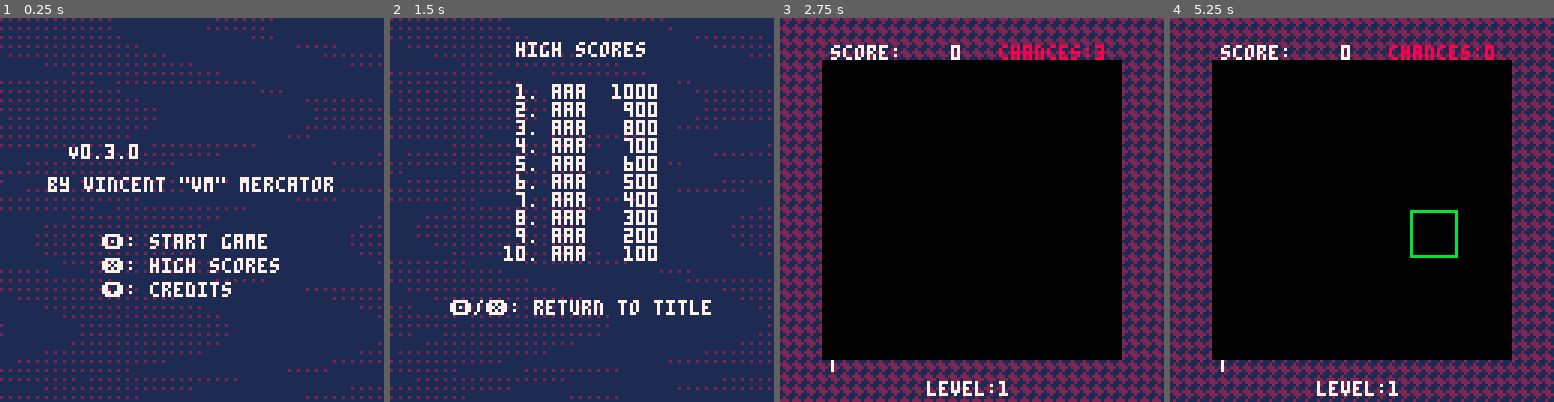
Above: before the commit, frames 1-4 (left to right).
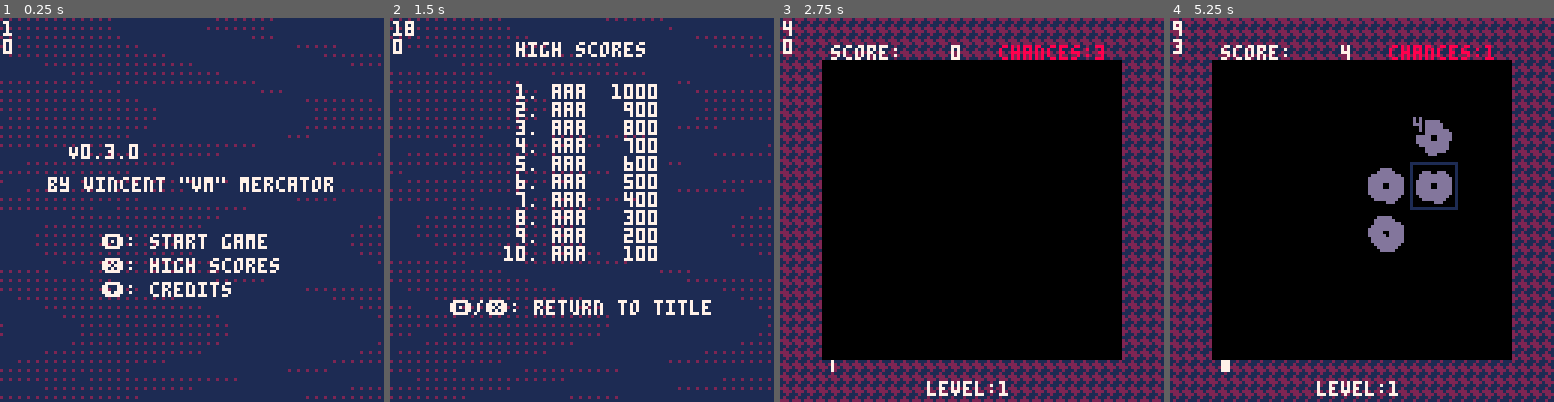
Above: after the commit, the same moments.

Repository: vm70/stratagem
Game: PICO-8 cartridge src/main.p8
Same seed, same stepped clock (60 frames per second), same inputs: the game is played once before the commit and once after it.
Inputs:
- Up to frame 1 (0.25 s): no input
- Up to frame 2 (1.5 s): tap X (X key) at 0.33, 1.07 s; tap O (Z key) at 0.7 s
- Up to frame 3 (2.75 s): hold Right 1.6-2.1 s; tap O (Z key) at 1.7, 2.1, 2.5 s; tap X (X key) at 1.85 s; hold Up 2.15-2.42 s; hold Right from 2.47 s (still down)
- Up to frame 4 (5.25 s): tap O (Z key) every 0.4 s from 2.9 to 4.9 s; tap X (X key) at 2.97, 4.08, 5.2 s; release Right at 3.03 s; hold Left 3.08-3.58 s; hold Down 3.63-3.97 s; hold Right 4.02-4.68 s; hold Up 4.73-5.03 s; hold Left from 5.08 s (still down)

The runs differ from the first frame. In frame 1, 0.1% of the frame differs, in the area x 0-4%, y 0-10%; in frame 2, 0.2%; in frame 3, 0.1%; in frame 4, 3.6%, in the area x 0-85%, y 0-93%.

Commit message:
Combine falling & resting gem-drawing functions into one

Diff:
--- a/src/main.lua
+++ b/src/main.lua
@@ -221,44 +221,48 @@
 	elseif CartState == STATES.init_level_transition then
 		DrawGameBG()
 		DrawHUD(Player)
-		DrawGems(Grid, FallingGrid)
+		DrawGems(Grid, FallingGrid, FrameCounter)
 		DrawWipe(FrameCounter, true)
 	elseif CartState == STATES.game_idle then
 		DrawGameBG()
 		DrawHUD(Player)
-		DrawGems(Grid, FallingGrid)
+		DrawGems(Grid, FallingGrid, FrameCounter)
 		DrawCursor(Player, 7)
 	elseif CartState == STATES.swap_select then
 		DrawGameBG()
 		DrawHUD(Player)
-		DrawGems(Grid, FallingGrid)
+		DrawGems(Grid, FallingGrid, FrameCounter)
 		DrawCursor(Player, 11)
 	elseif CartState == STATES.player_matching then
 		DrawGameBG()
 		DrawHUD(Player)
-		DrawGems(Grid, FallingGrid)
+		DrawGems(Grid, FallingGrid, FrameCounter)
 		DrawCursor(Player, 1)
 	elseif CartState == STATES.show_match_points then
 		DrawGameBG()
 		DrawHUD(Player)
-		DrawGems(Grid, FallingGrid)
+		DrawGems(Grid, FallingGrid, FrameCounter)
 		DrawCursor(Player, 1)
 		DrawMatchAnimations(Player, FrameCounter)
 	elseif CartState == STATES.fill_grid then
 		DrawGameBG()
 		DrawHUD(Player)
-		DrawGems(Grid, FallingGrid)
+		DrawGems(Grid, FallingGrid, FrameCounter)
 		DrawCursor(Player, 1)
 	elseif CartState == STATES.fill_grid_transition then
 		DrawGameBG()
 		DrawHUD(Player)
-		DrawGems(Grid, FallingGrid)
+		DrawGems(Grid, FallingGrid, FrameCounter)
 		DrawCursor(Player, 1)
-		DrawFallingGems(Grid, FallingGrid, FrameCounter)
+	elseif CartState == STATES.combo_check then
+		DrawGameBG()
+		DrawHUD(Player)
+		DrawGems(Grid, FallingGrid, FrameCounter)
+		DrawCursor(Player, 1)
 	elseif CartState == STATES.level_up_transition then
 		DrawGameBG()
 		DrawHUD(Player)
-		DrawGems(Grid, FallingGrid)
+		DrawGems(Grid, FallingGrid, FrameCounter)
 		DrawWipe(FrameCounter, false)
 	elseif CartState == STATES.level_up then
 		DrawGameBG()
@@ -268,7 +272,7 @@
 	elseif CartState == STATES.game_over_transition then
 		DrawGameBG()
 		DrawHUD(Player)
-		DrawGems(Grid, FallingGrid)
+		DrawGems(Grid, FallingGrid, FrameCounter)
 		DrawWipe(FrameCounter, false)
 	elseif CartState == STATES.game_over then
 		DrawGameBG()
@@ -285,8 +289,8 @@
 		DrawTitleBG()
 		DrawLeaderboard(Leaderboard)
 	end
-	-- print(tostr(CartState), 1, 1, 7)
-	-- print(tostr(FrameCounter), 1, 7, 7)
+	print(tostr(CartState), 1, 1, 7)
+	print(tostr(FrameCounter), 1, 7, 7)
 end
 
 function _update()
@@ -323,8 +327,9 @@
 		if FrameCounter == WIPE_FRAMES then
 			CartState = STATES.game_idle
 			PlayLevelMusic(Player.level)
-		end
-		FrameCounter = FrameCounter + 1
+		else
+			FrameCounter = FrameCounter + 1
+		end
 	elseif CartState == STATES.game_idle then
 		-- state actions
 		MoveGridCursor(Player)
@@ -369,10 +374,12 @@
 		if FrameCounter == MATCH_FRAMES then
 			FrameCounter = 0
 			CartState = STATES.player_matching
-		end
-		FrameCounter = FrameCounter + 1
+		else
+			FrameCounter = FrameCounter + 1
+		end
 	elseif CartState == STATES.fill_grid then
 		-- state actions
+		FrameCounter = DROP_FRAMES
 		MoveGridCursor(Player)
 		-- state actions & transitions
 		if FillGridHoles(Grid, FallingGrid, N_GEMS) then
@@ -382,12 +389,18 @@
 			CartState = STATES.combo_check
 		end
 	elseif CartState == STATES.fill_grid_transition then
-		if FrameCounter == DROP_FRAMES then
+		-- state actions
+		MoveGridCursor(Player)
+		-- state transitions
+		if FrameCounter == DROP_FRAMES - 1 then
 			CartState = STATES.fill_grid
 		end
 		FrameCounter = FrameCounter + 1
 	elseif CartState == STATES.combo_check then
-		-- state actions & transitions
+		-- state actions
+		FrameCounter = DROP_FRAMES
+		MoveGridCursor(Player)
+		-- state transitions
 		if ClearFirstGridMatch(Grid, Player) then
 			FrameCounter = 0
 			CartState = STATES.show_match_points
@@ -404,8 +417,9 @@
 		if FrameCounter == WIPE_FRAMES then
 			FrameCounter = 0
 			CartState = STATES.level_up
-		end
-		FrameCounter = FrameCounter + 1
+		else
+			FrameCounter = FrameCounter + 1
+		end
 	elseif CartState == STATES.level_up then
 		-- state transitions
 		if FrameCounter == LEVEL_UP_FRAMES then
@@ -413,15 +427,17 @@
 			InitGrids()
 			FrameCounter = 0
 			CartState = STATES.prepare_grid
-		end
-		FrameCounter = FrameCounter + 1
+		else
+			FrameCounter = FrameCounter + 1
+		end
 	elseif CartState == STATES.game_over_transition then
 		-- state actions & transitions
 		if FrameCounter == WIPE_FRAMES then
 			FrameCounter = 0
 			CartState = STATES.game_over
-		end
-		FrameCounter = FrameCounter + 1
+		else
+			FrameCounter = FrameCounter + 1
+		end
 	elseif CartState == STATES.game_over then
 		-- state actions & transitions
 		if FrameCounter ~= LEVEL_UP_FRAMES then
--- a/src/ui.lua
+++ b/src/ui.lua
@@ -80,37 +80,27 @@
 -- draw the gems in the grid
 ---@param grid integer[][]
 ---@param falling_grid boolean[][]
-function DrawGems(grid, falling_grid)
+---@param frame integer
+function DrawGems(grid, falling_grid, frame)
+	local fraction_complete = min(frame / DROP_FRAMES, 1)
 	for y = 1, 6 do
 		for x = 1, 6 do
-			local gem_type = grid[y][x]
-			if gem_type ~= 0 and falling_grid[y][x] == false then
-				spr(32 + 2 * (gem_type - 1), 16 * x, 16 * y, 2, 2)
-				-- sspr(16 * (color - 1), 16, 16, 16, 16 * x, 16 * y)
+			if grid[y][x] ~= 0 and falling_grid[y][x] == false then
+				-- draw the gem normally
+				spr(32 + 2 * (grid[y][x] - 1), 16 * x, 16 * y, 2, 2)
+			elseif grid[y][x] ~= 0 and falling_grid[y][x] == true then
+				if y ~= 1 then
+					-- draw the gem falling normally
+					local sprite_y1 = Lerp(16 * y - 16, 16 * y, fraction_complete)
+					spr(32 + 2 * (grid[y][x] - 1), 16 * x, sprite_y1, 2, 2)
+				else
+					-- clip the gem sprite to make it look like it's falling
+					local sy = Lerp(32, 16, fraction_complete)
+					local sh = Lerp(0, 16, fraction_complete)
+					sspr(16 * (grid[y][x] - 1), sy, 16, sh, 16 * x, 16 * y)
+				end
 			end
 			-- print(color, 16 * x, 16 * y, 11)
-		end
-	end
-end
-
--- draw the falling gems in the grid
----@param grid integer[][]
----@param falling_grid boolean[][]
----@param frame integer
-function DrawFallingGems(grid, falling_grid, frame)
-	local fraction_complete = frame / DROP_FRAMES
-	for y = 1, 6 do
-		for x = 1, 6 do
-			local gem_type = grid[y][x]
-			if gem_type ~= 0 and falling_grid[y][x] == true then
-				if y ~= 1 then
-					local sprite_y1 = Lerp(16 * y - 16, 16 * y, fraction_complete)
-					spr(32 + 2 * (gem_type - 1), 16 * x, sprite_y1, 2, 2)
-				else
-					local sprite_height = Lerp(0, 16, fraction_complete)
-					sspr(16 * (gem_type - 1), 16, 16, sprite_height, 16 * x, 16 * y)
-				end
-			end
 		end
 	end
 end
